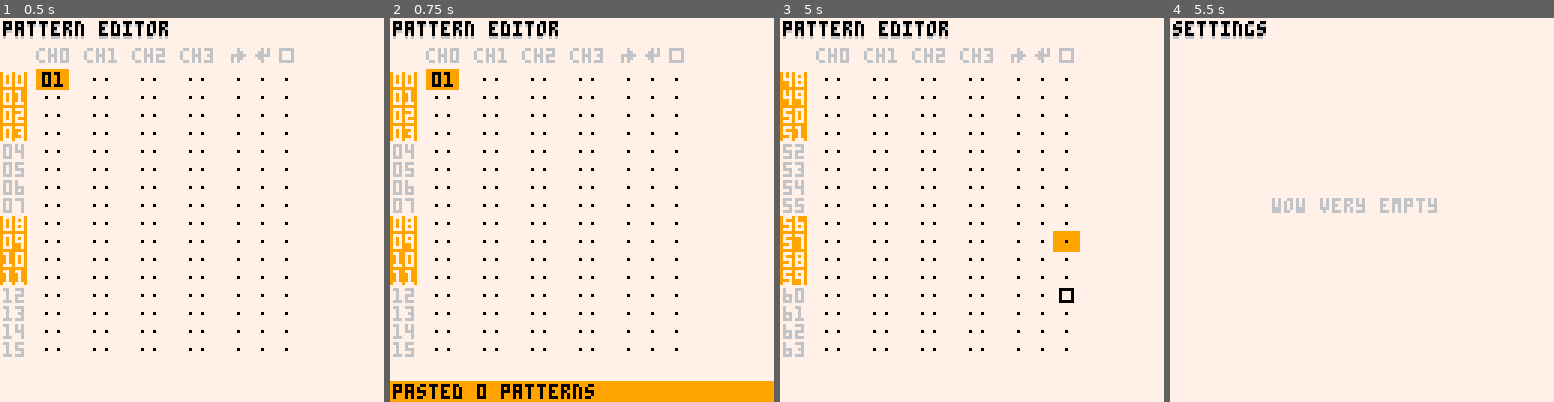
Above: before the commit, frames 1-4 (left to right).
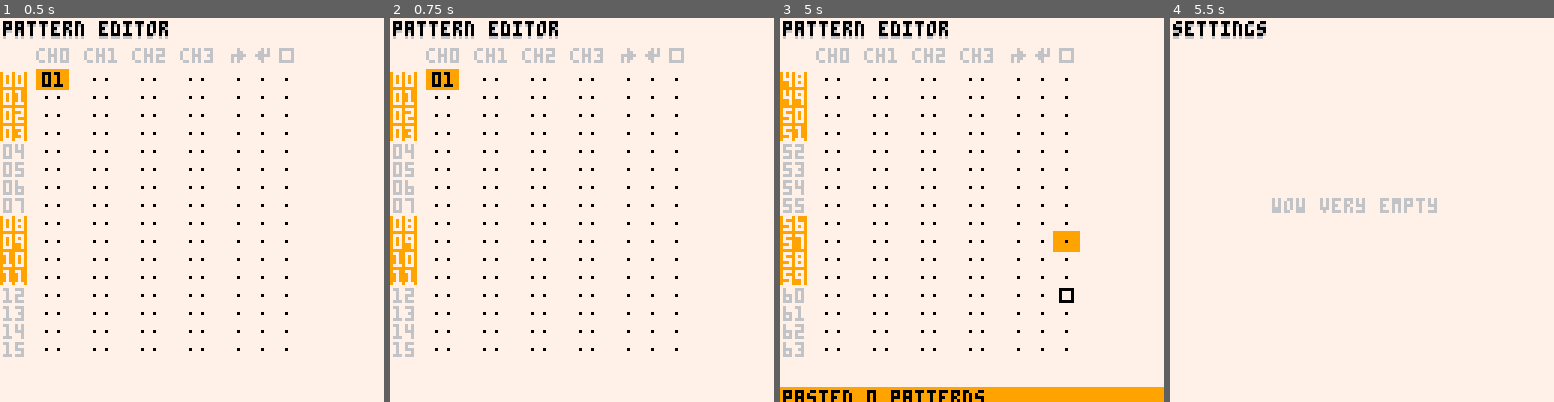
Above: after the commit, the same moments.

Repository: romainchapou/pico-sound-dj
Game: PICO-8 cartridge psdj.p8
Two runs of this game, one before a commit and one after it. Both use one fixed random seed, a clock stepped at 60 frames per second and the inputs below.
Inputs:
- Up to frame 1 (0.5 s): tap X (X key) at 0.33 s
- Up to frame 2 (0.75 s): tap O (Z key) at 0.7 s
- Up to frame 3 (5 s): tap X (X key) at 1.07, 1.85, 2.97, 4.08 s; hold Right 1.6-2.1 s; tap O (Z key) every 0.4 s from 1.7 to 4.9 s; hold Up 2.15-2.42 s; hold Right 2.47-3.03 s; hold Left 3.08-3.58 s; hold Down 3.63-3.97 s; hold Right 4.02-4.68 s; hold Up from 4.73 s (still down)
- Up to frame 4 (5.5 s): release Up at 5.03 s; hold Left from 5.08 s (still down); tap X (X key) at 5.2 s; tap O (Z key) at 5.3 s

Frame 1 is identical in both runs. In frame 2, 5.5% of the frame differs, in the area x 0-100%, y 94-100%; in frame 3, 3.9%; in frame 4, nothing differs.

Commit message:
Proper button double sequence handling

Diff:
--- a/key_handler.lua
+++ b/key_handler.lua
@@ -1,74 +1,115 @@
-function make_btn_state_seq(btn_val)
+function make_btn_state_seq(btn_v1, btn_v2)
   return class:new {
-    btn_val = btn_val,
-    hold_nb_frames = 0,
-    time_since_last = 32000,
+    v1_hold_time = 0,
+    v2_hold_time = 0,
+    between_time = 0,
+    seq_registered = false,
+
+    s = 0,
 
     update = function(_ENV)
-      if btn(btn_val) and key_handler.last_frame_btn[1][btn_val] then
-        hold_nb_frames += 1
-      elseif btn() ~= 0 then
-        hold_nb_frames = 0
+      local function inct(v)
+        return min(32000, v+1)
       end
 
-      if btn() == 0 then
-        time_since_last += 1
-        time_since_last = min(32000, time_since_last)
-      elseif btn() == shl(1, btn_val) and not key_handler.double_registered then
-        time_since_last = 0
-      else
-        time_since_last = 32000
+      if s == 0 then
+        -- waiting for input state
+
+        -- reset all
+        v1_hold_time = 0
+        v2_hold_time = 0
+        between_time = 0
+        seq_registered = false
+
+        if btn(btn_v1) then
+          s += 1
+        end
+      elseif s == 1 then
+        -- hold of v1
+
+        if btn() == shl(1, btn_v1) then
+          v1_hold_time = inct(v1_hold_time)
+        elseif btn() ~= 0 then
+          s = 0
+        else
+          s = v1_hold_time < 10 and s+1 or 0
+        end
+      elseif s == 2 then
+        -- between presses
+
+        if btn() == 0 then
+          between_time = inct(between_time)
+        elseif btn() ~= shl(1, btn_v2) then
+          s = 0
+        else
+          s = between_time < 20 and s+1 or 0
+        end
+      elseif s == 3 then
+        -- hold of v2
+
+        if btn() == shl(1, btn_v2) then
+          v2_hold_time = inct(v2_hold_time)
+        elseif btn() ~= 0 then
+          s = 0
+        else
+          s = v2_hold_time < 10 and s+1 or 0
+        end
+      elseif s == 4 then
+        -- launch sequence registered
+
+        seq_registered = true
+        s = 0
       end
-    end,
-
-    recent_short_press = function(_ENV)
-      return not key_handler.last_frame_btn[1][btn_val]
-             and hold_nb_frames < 10 and time_since_last < 20
     end
   }
 end
 
 key_handler = class:new {
-  last_frame_btn = {{}, {}},
+  last_frame_btn = {},
 
-  o_state = make_btn_state_seq(4),
-  x_state = make_btn_state_seq(5),
-
-  double_registered = false, -- TODO use could probably be simplified
+  states = {
+    [4] = {[4] = make_btn_state_seq(4, 4), [5] = make_btn_state_seq(4, 5)},
+    [5] = {[4] = make_btn_state_seq(5, 4), [5] = make_btn_state_seq(5, 5)}
+  },
 
   update = function(_ENV)
-    o_state:update()
-    x_state:update()
-
-    for pl=0,1 do
-      for v=0,5 do
-        last_frame_btn[pl+1][v] = btn(v, pl)
+    for i=4,5 do
+      for j=4,5 do
+        states[i][j]:update()
       end
     end
 
-    if btn() == 0 then
-      double_registered = false
+    for v=0,5 do
+      last_frame_btn[v] = btn(v, pl)
+    end
+  end,
+
+  reset_states = function(_ENV)
+    for i=4,5 do
+      for j=4,5 do
+        states[i][j].s = 0
+      end
     end
   end
 }
 
-function btnp_once(val, pl)
-  if pl == nil then pl = 0 end
-  return btn(val, pl) and not key_handler.last_frame_btn[pl+1][val]
+function btnp_once(val, dont_launch_action)
+  local ret = btn(val) and not key_handler.last_frame_btn[val]
+
+  if ret and not dont_launch_action then
+    key_handler:reset_states()
+  end
+
+  return ret
 end
 
 -- return true when the sequence "btn(v1) -> btn(v2)" is quickly inputed
 -- v1 must be 4 or 5
--- TODO launch only when btn(v2) is RELEASED!!!!
 function btnp_seq(v1, v2)
-  if v1 ~= 4 and v1 ~= 5 then return false end
-
-  local btn_state = v1 == 4 and key_handler.o_state or key_handler.x_state
-
-  local ret = btnp_once(v2) and btn_state:recent_short_press()
+  local ret = key_handler.states[v1][v2].seq_registered
 
   if ret then
-    key_handler.double_registered = true
+    key_handler:reset_states()
   end
 
   return ret
--- a/note_widget.lua
+++ b/note_widget.lua
@@ -91,7 +91,7 @@
 
       sub_widget:update()
 
-      if sub_widget.value ~= old_value or btnp_once(5) then
+      if sub_widget.value ~= old_value or btnp_once(5, true) then
         if not sfx_editor.multi_selection and volume.value ~= 0 then
           if sub_selection == 2 then
             send_msg("instr " .. tostr(waveform.value) .. ": "
--- a/pattern_editor.lua
+++ b/pattern_editor.lua
@@ -187,7 +187,6 @@
       add(copied_patterns, peek4(get_pattern_mem_addr(pat_id)))
     end
     multi_selection = false
-    key_handler.double_registered = true
 
     send_msg("copied " .. tostr(#copied_patterns) .. " patterns")
   end,
